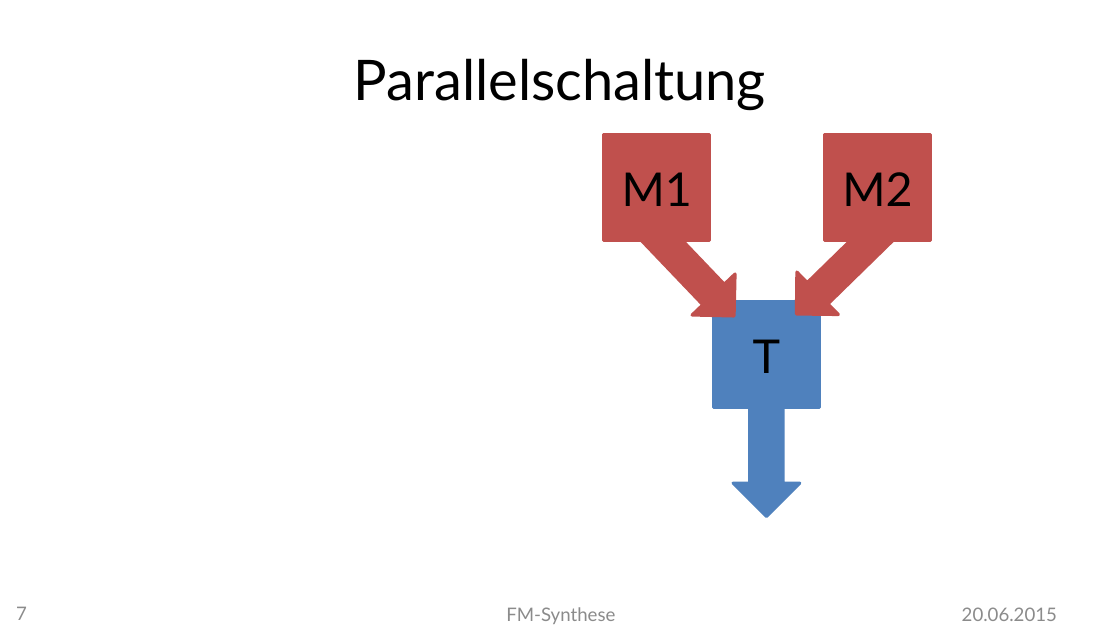
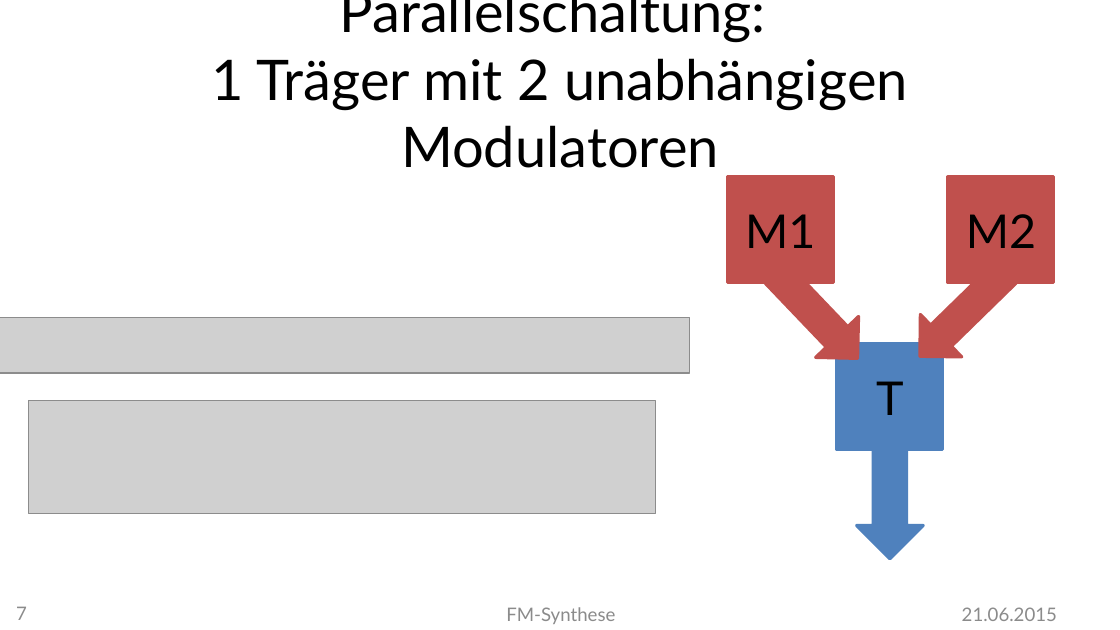
Before and after one commit to MBulli/VSeminar, a slide deck: slide 7 of Praesentation/FMSynthese-Matze.pptx. Drawn at 1120x630 pixels with LibreOffice and Linux fonts; fonts in the diff are those of the drawing; grey boxes stand for pictures; background and template pictures are left out. Boxes give left, top, right and bottom in pixels: in the first picture for what was removed or moved away, otherwise in the second. Text is boxed around its words. In the diff, an @@ line names an element or a change of style, - is before the commit and + after.

```diff
--- a/Praesentation/FMSynthese-Matze.pptx
+++ b/Praesentation/FMSynthese-Matze.pptx
@@ title at [212, 0, 908, 168]: text changed @@
-Parallelschaltung
+Parallelschaltung:
+1 Träger mit 2 unabhängigen Modulatoren
@@ down arrow: place and size @@
-down arrow at [630, 209, 756, 337]
+down arrow at [753, 251, 879, 379]
@@ down arrow: place and size @@
-down arrow at [776, 210, 903, 336]
+down arrow at [899, 251, 1026, 377]
@@ picture added at [0, 317, 690, 373] @@
@@ picture added at [29, 401, 655, 514] @@
@@ 3 rectangles, 1 down arrow: place and size @@
-3 rectangles, 1 down arrow at [604, 134, 930, 516]
+3 rectangles, 1 down arrow at [727, 177, 1053, 559]
@@ text at [962, 607, 1057, 621]: text changed @@
-20.06.2015
+21.06.2015
```
Also in this commit, not shown: 10 other slides changed, 3 slides added, 1 other file.
